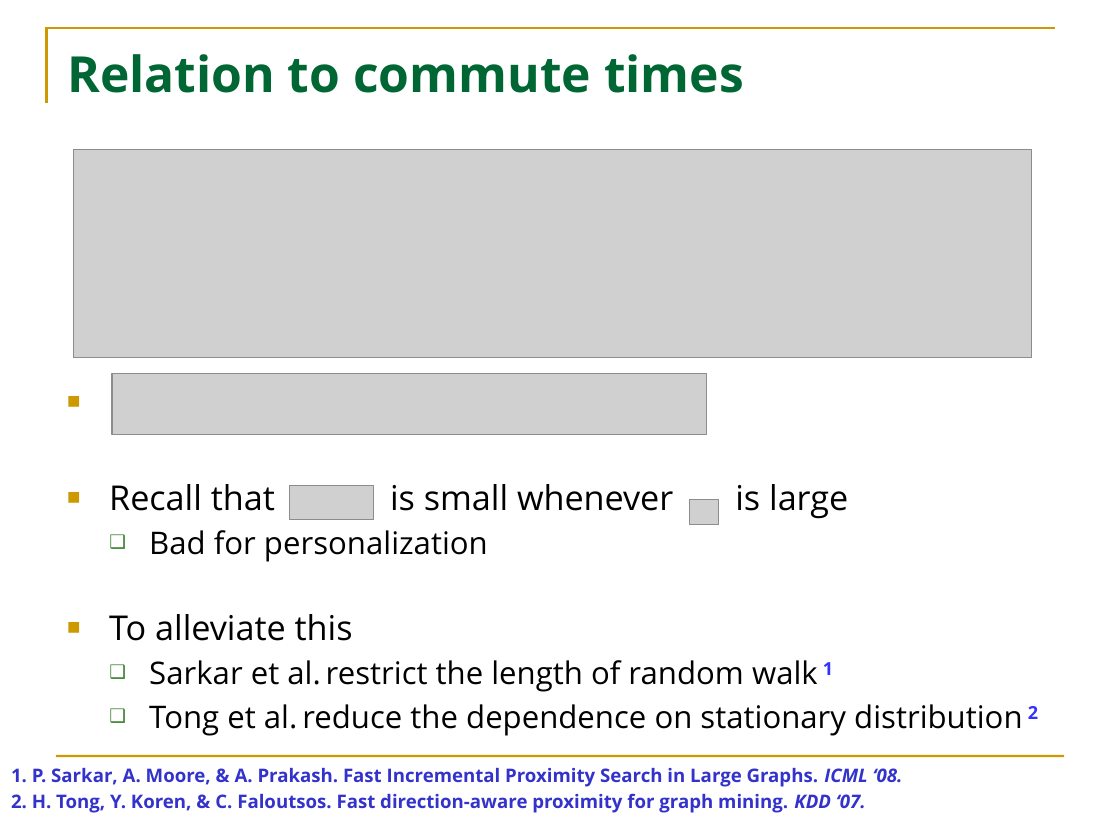
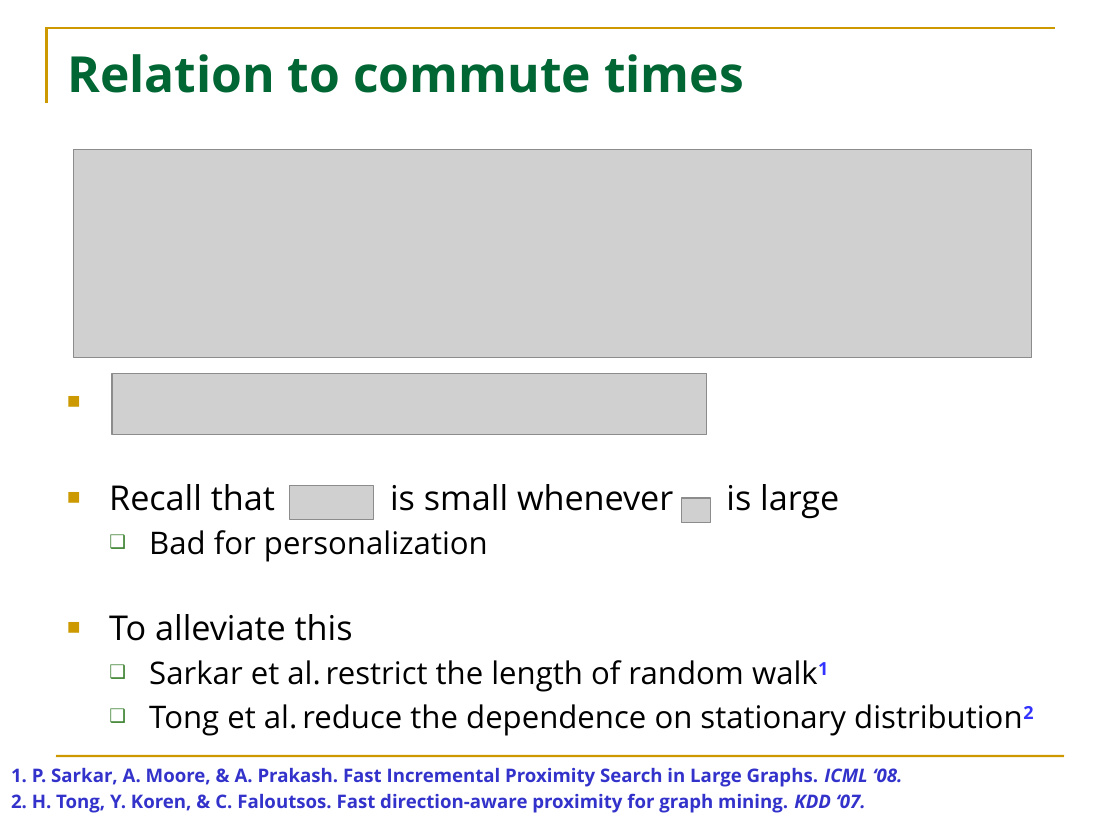
Before and after one commit to HuanSGT/rw-dir-prox, a slide deck: slide 25 of rw.pptx (slide 27 before the commit). Drawn at 1120x840 pixels with LibreOffice and Linux fonts; fonts in the diff are those of the drawing; grey boxes stand for pictures. Boxes give left, top, right and bottom in pixels: in the first picture for what was removed or moved away, otherwise in the second. Text is boxed around its words. In the diff, an @@ line names an element or a change of style, - is before the commit and + after.

```diff
--- a/rw.pptx
+++ b/rw.pptx
@@ picture moved from (x1=690, y1=500, x2=719, y2=524) to (x1=681, y1=498, x2=710, y2=523) @@
@@ text at (x1=149, y1=660, x2=846, y2=736): spaces changed @@
-  ❑ Sarkar et al. restrict the length of random walk 1
-  ❑ Tong et al. reduce the dependence on stationary distribution 2
+  ❑ Sarkar et al. restrict the length of random walk1
+  ❑ Tong et al. reduce the dependence on stationary distribution2
```
Also in this commit, not shown: 10 other slides changed, 2 slides removed, 5 other files.
